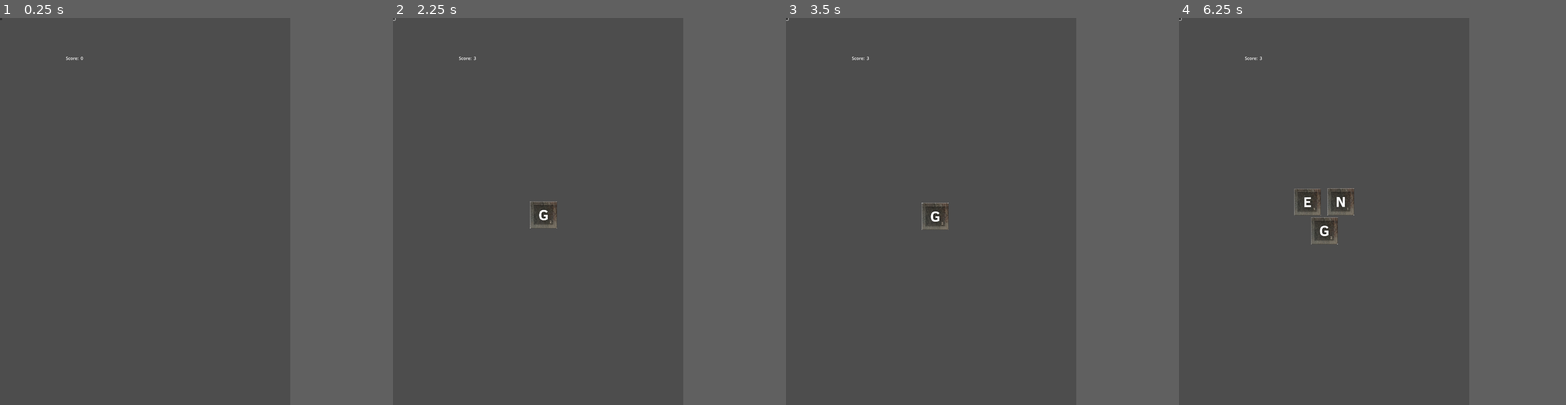
Above: before the commit, frames 1-4 (left to right).
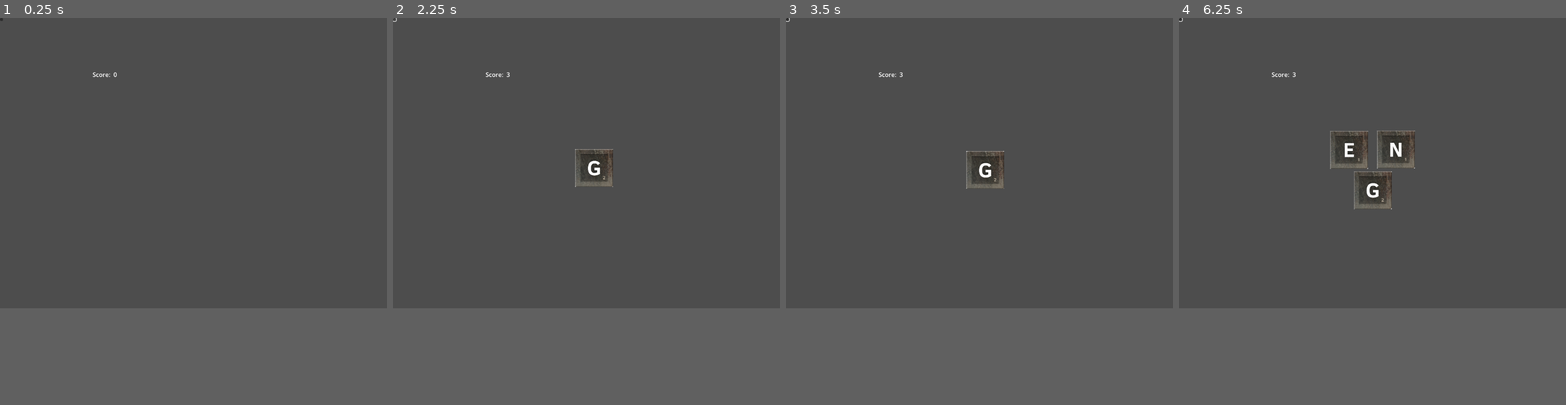
Above: after the commit, the same moments.

Repository: fourbytes/LD55
Game: Godot game, scene res://Main.tscn
Two runs of this game, one before a commit and one after it. Both use one fixed random seed, a clock stepped at 60 frames per second and the inputs below.
Inputs (mouse positions are in pixels of both pictures, inside the frame that each line leads up to; where the layout moved, square brackets give the same spot in the first picture):
- Up to frame 1 (0.25 s): no input
- Up to frame 2 (2.25 s): click (393, 21) [393, 18] at 0.5 s; click (393, 21) [393, 18] at 1.25 s; click (393, 21) [393, 18] at 2 s
- Up to frame 3 (3.5 s): move the mouse to (994, 192) at 2.77 s; click (994, 192) at 2.85 s
- Up to frame 4 (6.25 s): move the mouse to (1264, 230) at 3.52 s; click (1264, 230) at 3.6 s; move the mouse to (1353, 126) at 4.27 s; click (1353, 126) at 4.35 s; move the mouse to (1310, 288) at 5.02 s; click (1310, 288) at 5.1 s; move the mouse to (1411, 269) at 5.77 s; click (1411, 269) at 5.85 s
In our replay, the window is 600x800 before the commit and 800x600 after it. These sizes can differ from the game's own. Grey fills any space a smaller window leaves; there, only what the larger window draws over its background counts as a difference.

The runs differ from the first frame. In frame 1, less than 0.1% of the frame differs, in the area x 0-31%, y 0-16%; in frame 2, 0.8%; in frame 3, 0.8%; in frame 4, 2.3%, in the area x 0-61%, y 0-59%.

Commit message:
change resolution

Diff:
--- a/project.godot
+++ b/project.godot
@@ -21,8 +21,8 @@
 
 [display]
 
-window/size/viewport_width=1080
-window/size/viewport_height=1440
+window/size/viewport_width=1024
+window/size/viewport_height=768
 window/size/resizable=false
 
 [input]
--- a/store.gd
+++ b/store.gd
@@ -5,6 +5,7 @@
 
 signal score_changed(new_score)
 signal tiles_changed(new_tiles)
+
 
 func increment_score():
 	score += 1
